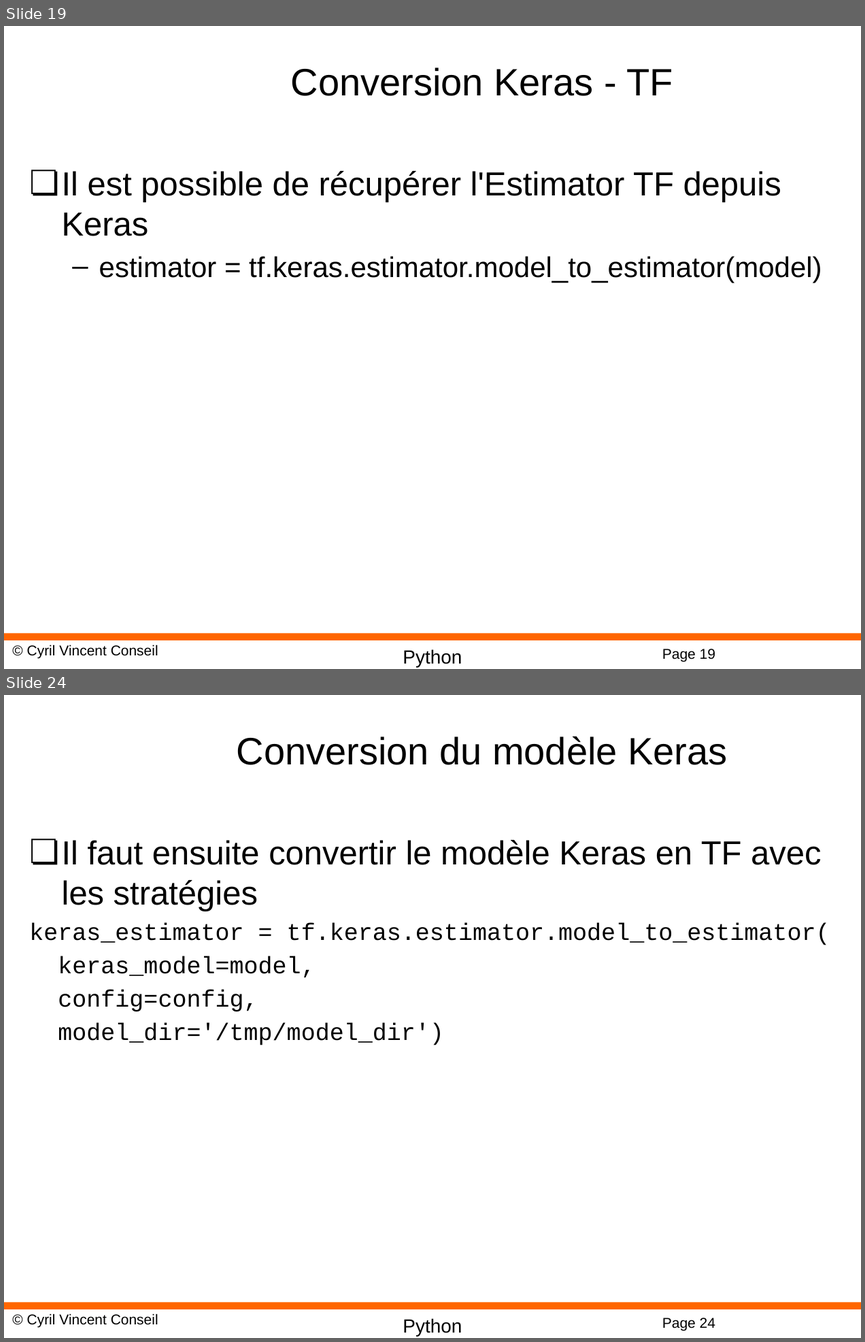
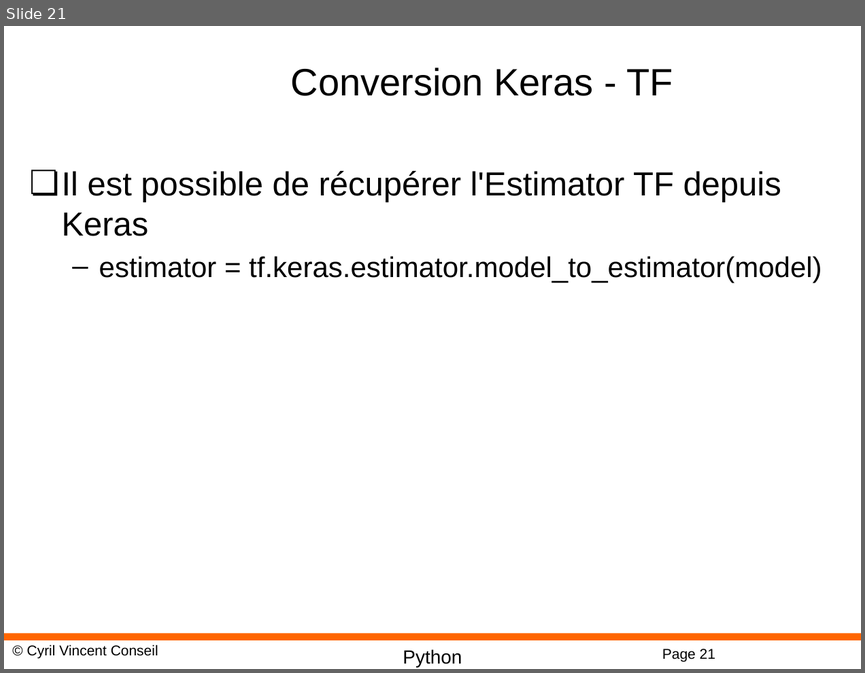
Before and after one commit to cyrilvincent/ML, a slide deck: PPT/DeepLearning25-Keras.pptx. Shown one above the other, each under a label of ours: slides 19 and 24 before the commit, slide 21 after it; the slides between them are not shown. The pictures are 865x1342 and 865x673 pixels, drawn with LibreOffice and Linux fonts; fonts in the diff are those of the drawing; background and template pictures are left out. Boxes give left, top, right and bottom in pixels: in the first picture for what was removed or moved away, otherwise in the second. Text is boxed around its words. In the diff, an @@ line names an element or a change of style, - is before the commit and + after.

```diff
--- a/PPT/DeepLearning25-Keras.pptx
+++ b/PPT/DeepLearning25-Keras.pptx
@@ slide 24 removed at bbox=[4, 695, 861, 1338], background #FFFFFF; not listed: 4 template elements that a slide beside it also shows @@
@@ title removed at bbox=[237, 736, 727, 765] @@
-Conversion du modèle Keras
@@ text removed at bbox=[29, 840, 830, 1045] @@
-❏ Il faut ensuite convertir le modèle Keras en TF avec les stratégies
-keras_estimator = tf.keras.estimator.model_to_estimator(
-keras_model=model,
-config=config,
-model_dir='/tmp/model_dir')
@@ what was slide 19 is now slide 21 @@
@@ page number at bbox=[662, 648, 715, 661]: text changed @@
-Page 19
+Page 21
```
Also in this commit, not shown: 2 slides changed, 1 slide added, 5 other slides removed, 22 other files.
